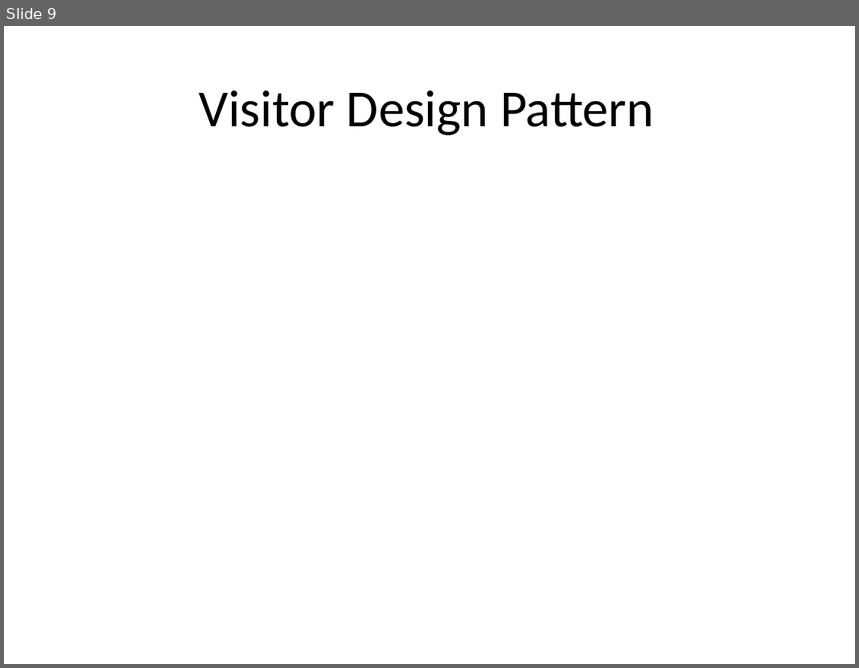
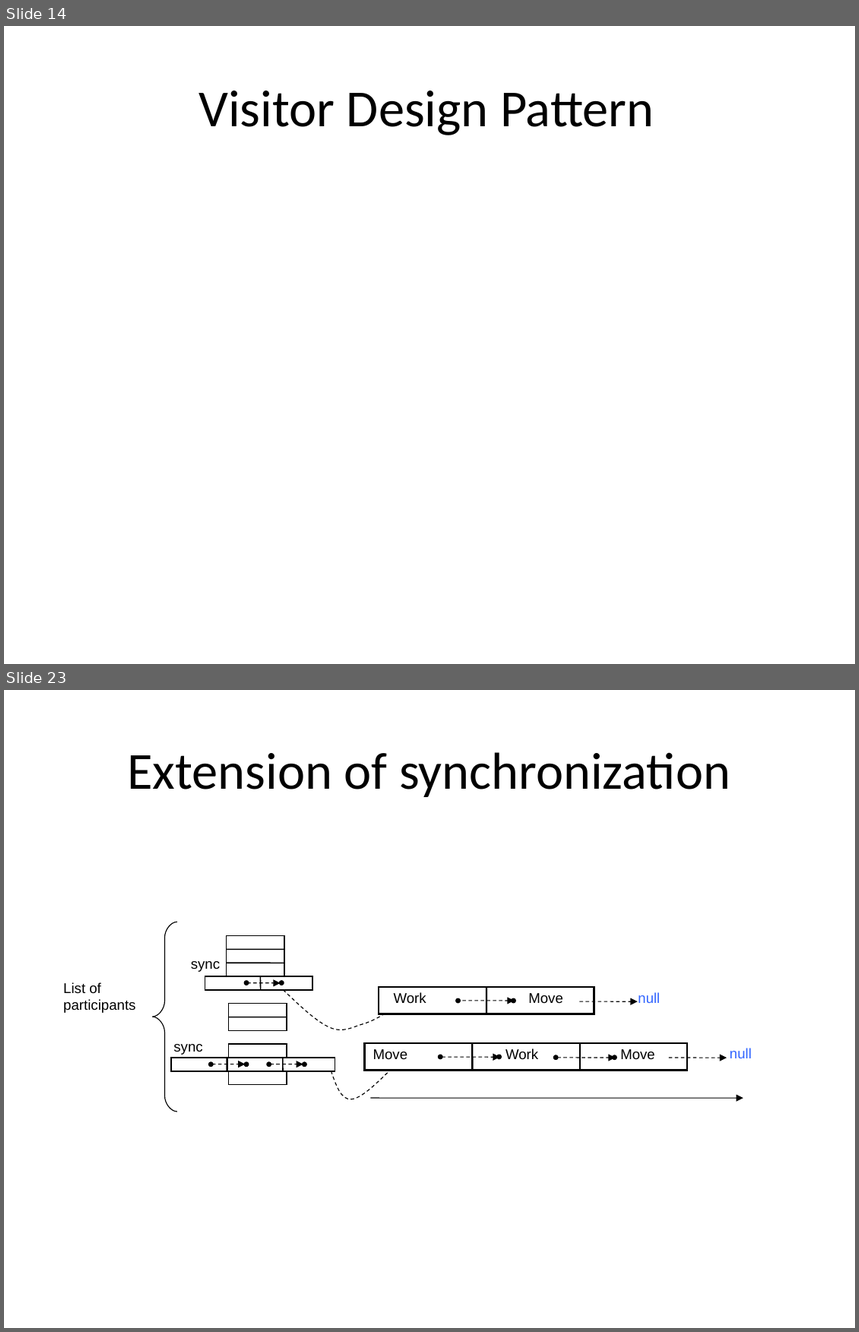
Before and after one commit to isurup/kalle-martin-group, a slide deck: SSE2/slides/1 Analysis.ppt. Shown one above the other, each under a label of ours: slide 9 before the commit, slides 14 and 23 after it; the slides between them are not shown. The pictures are 859x668 and 859x1332 pixels, drawn with LibreOffice and Linux fonts; fonts in the diff are those of the drawing. Boxes give left, top, right and bottom in pixels: in the first picture for what was removed or moved away, otherwise in the second. Text is boxed around its words. In the diff, an @@ line names an element or a change of style, - is before the commit and + after.

```diff
--- a/SSE2/slides/1 Analysis.ppt
+++ b/SSE2/slides/1 Analysis.ppt
@@ slide 23 added at [4,690,855,1328], background #FFFFFF @@
@@ title added at [128,752,731,797], 44 pt, text #000000 @@
+Extension of synchronization
@@ group added at [63,923,752,1113]: 12 lines, 12 ellipses, 10 texts, 9 rectangles, 9 arrows, 3 freeform shapes @@
+sync
+sync
+Work
+Move
+Move
+Work
+Move
+null
+null
+List of participants
@@ what was slide 9 is now slide 14 @@
```
Also in this commit, not shown: 14 other slides added.
